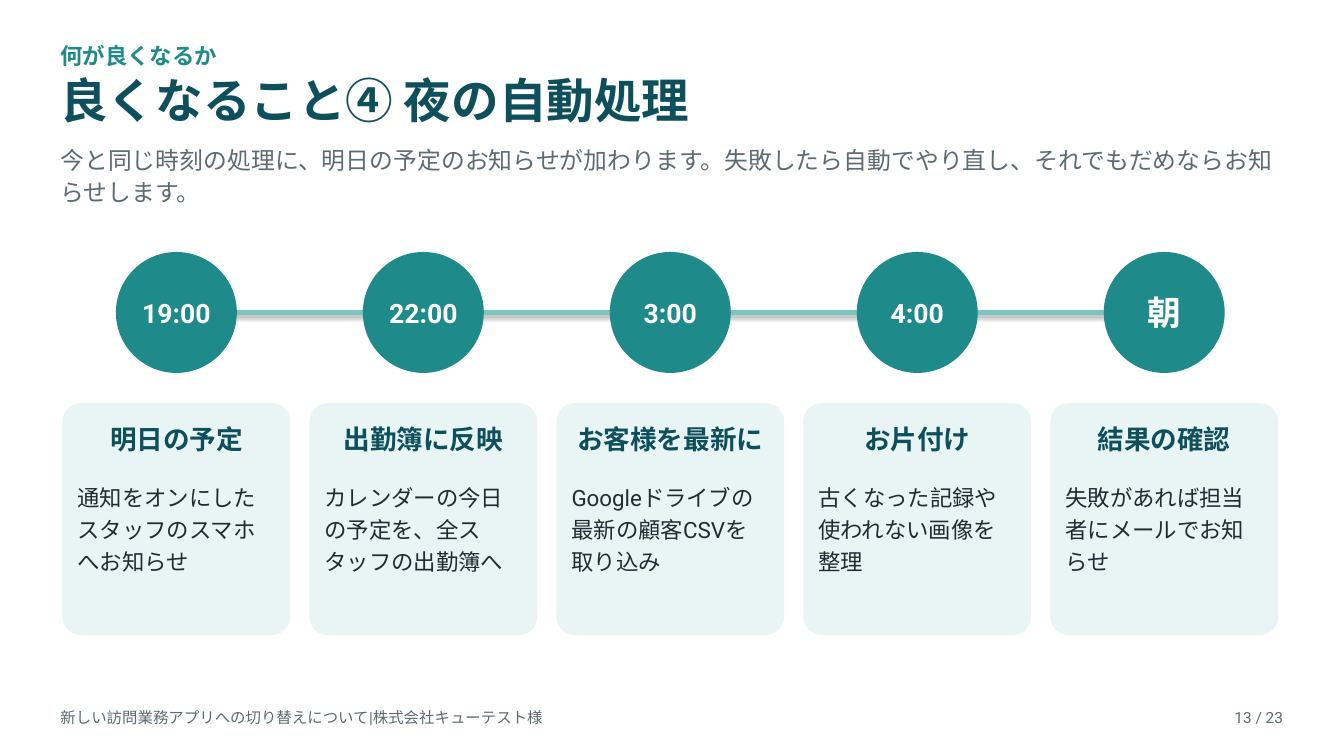
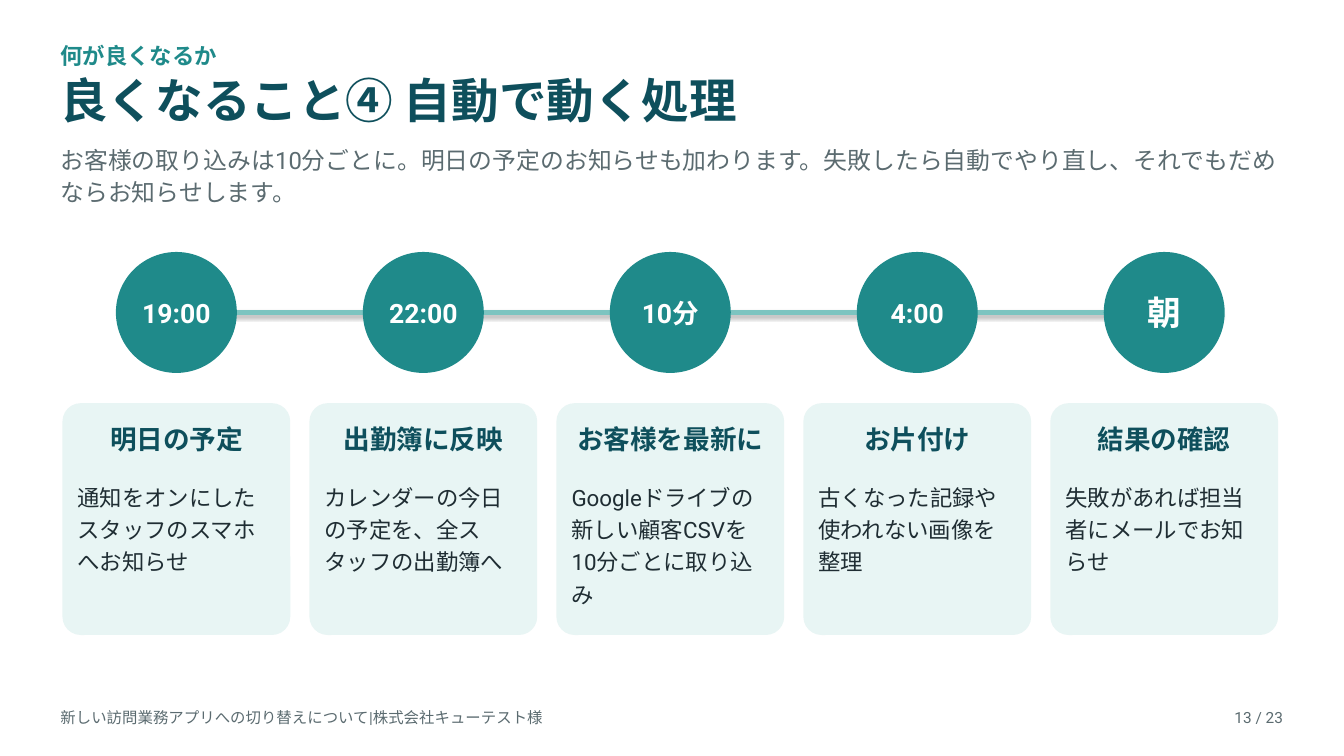
Before and after one commit to katahimo-dev/katahimo-app, a slide deck: slide 13 of doc/partner/新アプリ切替のご説明_キューテスト様.pptx. Drawn at 1344x756 pixels with LibreOffice and Linux fonts; fonts in the diff are those of the drawing. Boxes give left, top, right and bottom in pixels: in the first picture for what was removed or moved away, otherwise in the second. Text is boxed around its words. In the diff, an @@ line names an element or a change of style, - is before the commit and + after.

```diff
--- a/doc/partner/新アプリ切替のご説明_キューテスト様.pptx
+++ b/doc/partner/新アプリ切替のご説明_キューテスト様.pptx
@@ text at bbox=[60, 77, 737, 123]: text changed @@
-良くなること④ 夜の自動処理
+良くなること④ 自動で動く処理
@@ text at bbox=[60, 149, 1275, 203]: text changed @@
-今と同じ時刻の処理に、明日の予定のお知らせが加わります。失敗したら自動でやり直し、それでもだめならお知らせします。
+お客様の取り込みは10分ごとに。明日の予定のお知らせも加わります。失敗したら自動でやり直し、それでもだめならお知らせします。
@@ text in ellipse at bbox=[642, 301, 699, 326]: text changed @@
-3:00
+10分
@@ text at bbox=[572, 479, 769, 630]: text changed @@
-Googleドライブの最新の顧客CSVを取り込み
+Googleドライブの新しい顧客CSVを10分ごとに取り込み
```
Also in this commit, not shown: 2 other slides changed, 5 other files.
